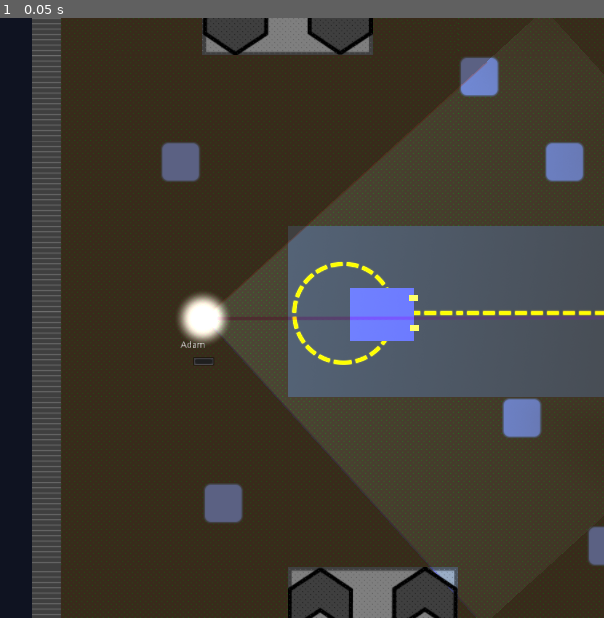
Above: before the commit, frame 1.
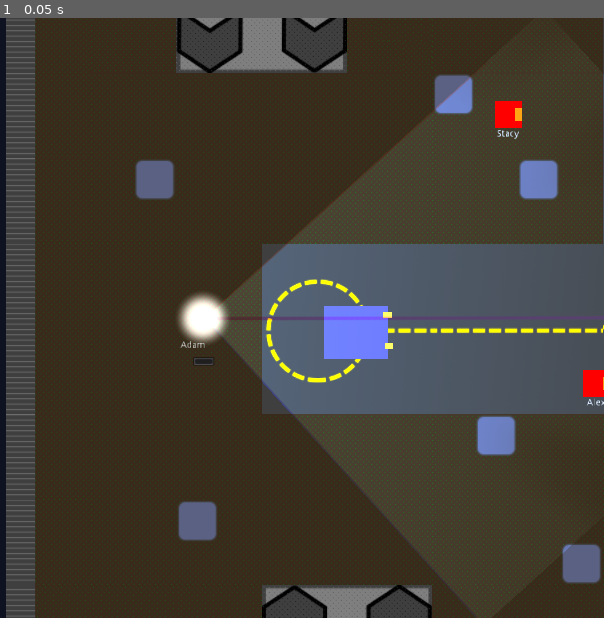
Above: after the commit, the same moment.

Repository: FugitiveTheGame/Fugitive
Game: Godot game, scene res://maps/map_00/Map_00_dev.tscn
Same seed, same stepped clock (60 frames per second), same inputs: the game is played once before the commit and once after it. This scene is started directly instead of the project's main scene.
Inputs:
- Up to frame 1 (0.05 s): no input

The runs differ from the first frame. In frame 1, 27% of the frame differs, in the area x 0-100%, y 0-100%.
Error in both runs: Assertion failed. (res://maps/map_00/Map_00_dev.gd:26)

Commit message:
win zones are now working again
- And they are safe zones, you can't be captured there

Diff:
--- a/actors/seeker/Seeker.gd
+++ b/actors/seeker/Seeker.gd
@@ -59,7 +59,7 @@
 			if(look_angle < CONE_WIDTH and look_angle  > -CONE_WIDTH and distance <= MAX_DETECT_DISTANCE):
 				isSeen = true
 
-				# Don't allow capture while in a car
+				# Don't allow capture while in a car, or while in a win zone
 				if self.car == null and (not is_in_winzone(hider)):
 					hider.freeze()
 
--- a/maps/map_00/Map_00.tscn
+++ b/maps/map_00/Map_00.tscn
@@ -50,9 +50,9 @@
 [node name="WinZone" type="Area2D" parent="." groups=[
 "win_zones",
 ]]
-position = Vector2( 4222.45, 131.887 )
+position = Vector2( 4224.49, 131.887 )
 collision_layer = 0
-collision_mask = 0
+collision_mask = 4
 
 [node name="CollisionShape2D" type="CollisionShape2D" parent="WinZone"]
 rotation = -1.57079
--- a/maps/map_00/Map_00_dev.tscn
+++ b/maps/map_00/Map_00_dev.tscn
@@ -9,13 +9,13 @@
 script = ExtResource( 2 )
 
 [node name="Seeker00" parent="players" index="0" instance=ExtResource( 3 )]
-position = Vector2( -125.457, 394.051 )
+position = Vector2( -86.7255, 367.524 )
 playerName = "Adam"
 
 [node name="Hider00" parent="players" index="1" instance=ExtResource( 4 )]
-position = Vector2( 571.712, 437.208 )
+position = Vector2( 369.646, 62.5992 )
 playerName = "Stacy"
 
 [node name="Hider01" parent="players" index="2" instance=ExtResource( 4 )]
-position = Vector2( 563.95, 298.046 )
+position = Vector2( 501.599, 465.974 )
 playerName = "Alex"
